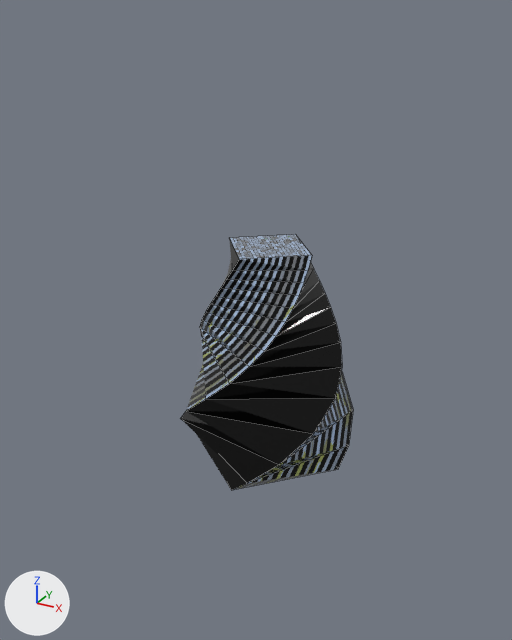
Renders of the Blender file blender/shaderpad.blend from each side of a commit.
The view is the same before and after, from a 50 mm camera at (32.9, -62.6, 41.3) aimed at (-0.7, -1.5, 10.8). Arrows for +X, +Y and +Z are at lower left; the lights stay in place. Mesh edges are drawn as thin lines.
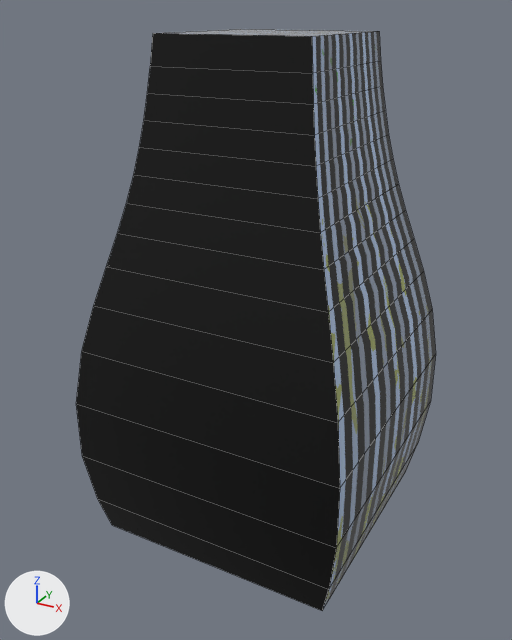
Pixel boxes [x1, y1, x2, y2] of what changed, in the pictures (512 x 640 px):
'Cube.001', rescaled, modifiers changed (109% wider, 127% taller): before [181, 234, 353, 490]; after [76, 29, 436, 611]

The change in detail:
Object 'Cube.001' (ob_cube_001) is rescaled from (4.8, 4.8, 4.8) to (10.1, 10.1, 10.1).
Object 'Cube.001' (ob_cube_001) has a SIMPLE_DEFORM modifier named 'SimpleDeform'.
On modifier 'SimpleDeform' of object 'Cube.001' (ob_cube_001), factor goes from 3.0 to 0.0.
On modifier 'SimpleDeform' of object 'Cube.001' (ob_cube_001), angle goes from 3.0 to 0.0.
